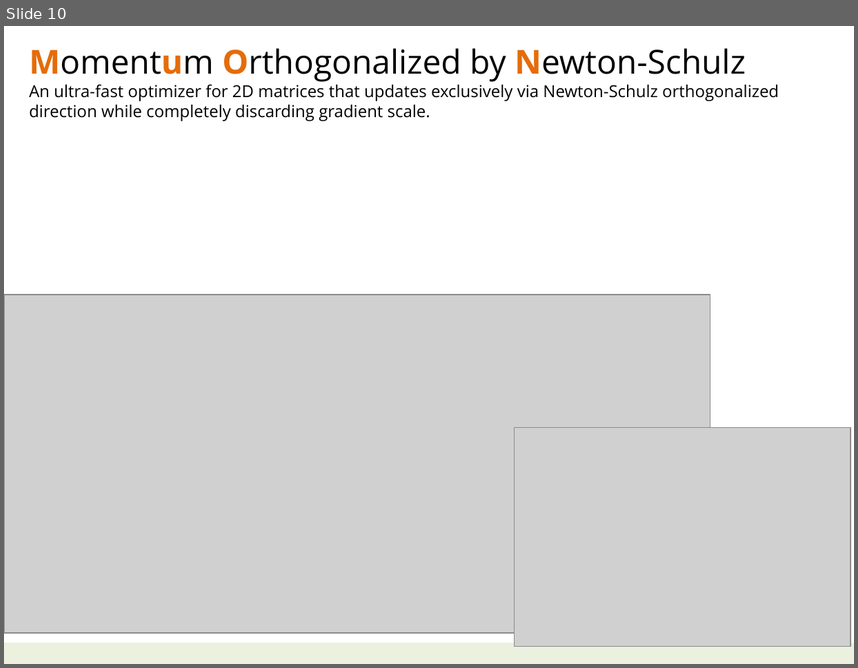
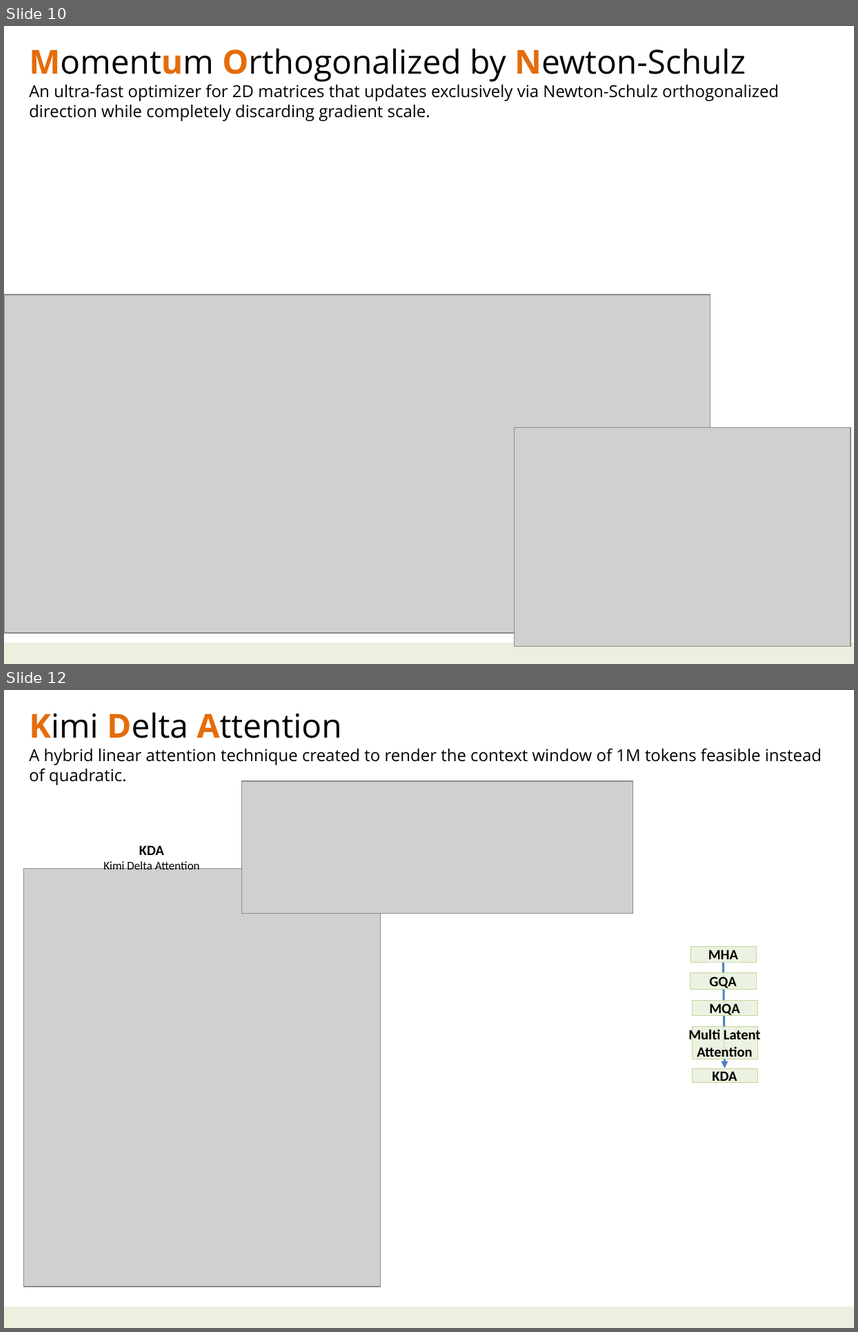
Before and after one commit to navibator/crazy-ai, a slide deck: ai-kimi.pptx. Shown one above the other, each under a label of ours: slide 10 before the commit, slides 10 and 12 after it; the slides between them are not shown. The pictures are 858x668 and 858x1332 pixels, drawn with LibreOffice and Linux fonts; fonts in the diff are those of the drawing; grey boxes stand for pictures. Boxes give left, top, right and bottom in pixels: in the first picture for what was removed or moved away, otherwise in the second. Text is boxed around its words. In the diff, an @@ line names an element or a change of style, - is before the commit and + after.

```diff
--- a/ai-kimi.pptx
+++ b/ai-kimi.pptx
@@ slide 12 added at (x1=4, y1=690, x2=854, y2=1328), background #FFFFFF; not listed: 1 template element that a slide beside it also shows @@
@@ text added at (x1=29, y1=712, x2=822, y2=765), 14 pt, text #000000 @@
+Kimi Delta Attention
+A hybrid linear attention technique created to render the context window of 1M tokens feasible instead of quadratic.
@@ picture added at (x1=242, y1=781, x2=633, y2=913) @@
@@ text added at (x1=103, y1=845, x2=200, y2=869), 10 pt, text #000000 @@
+KDA
+Kimi Delta Attention
@@ picture added at (x1=23, y1=869, x2=381, y2=1287) @@
@@ rectangle added at (x1=690, y1=946, x2=755, y2=962), fill #EBF1DE at 90% opacity, outline #C3D69B 0.25 pt, 12 pt, text #000000, bold @@
+MHA
@@ rectangle added at (x1=690, y1=972, x2=755, y2=988), fill #EBF1DE at 90% opacity, outline #C3D69B 0.25 pt, 12 pt, text #000000, bold @@
+GQA
@@ arrow added from (723, 962) to (725, 1068), #4F81BD 1.75 pt @@
@@ rectangle added at (x1=692, y1=1000, x2=757, y2=1016), fill #EBF1DE at 90% opacity, outline #C3D69B 0.25 pt, 12 pt, text #000000, bold @@
+MQA
@@ rectangle added at (x1=692, y1=1026, x2=757, y2=1058), fill #EBF1DE at 90% opacity, outline #C3D69B 0.25 pt, 12 pt, text #000000, bold @@
+Multi Latent
+Attention
@@ rectangle added at (x1=692, y1=1068, x2=757, y2=1082), fill #EBF1DE at 90% opacity, outline #C3D69B 0.25 pt, 12 pt, text #000000, bold @@
+KDA
```
Also in this commit, not shown: 3 other slides added, 1 slide removed, 2 other files.
